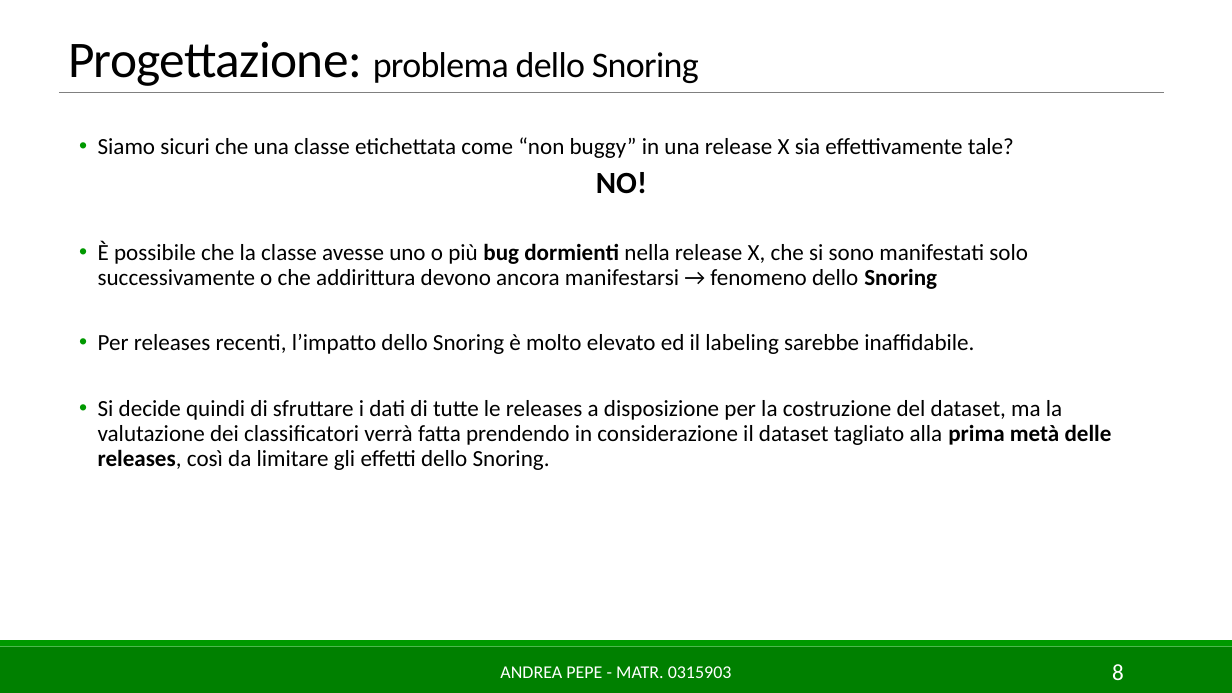
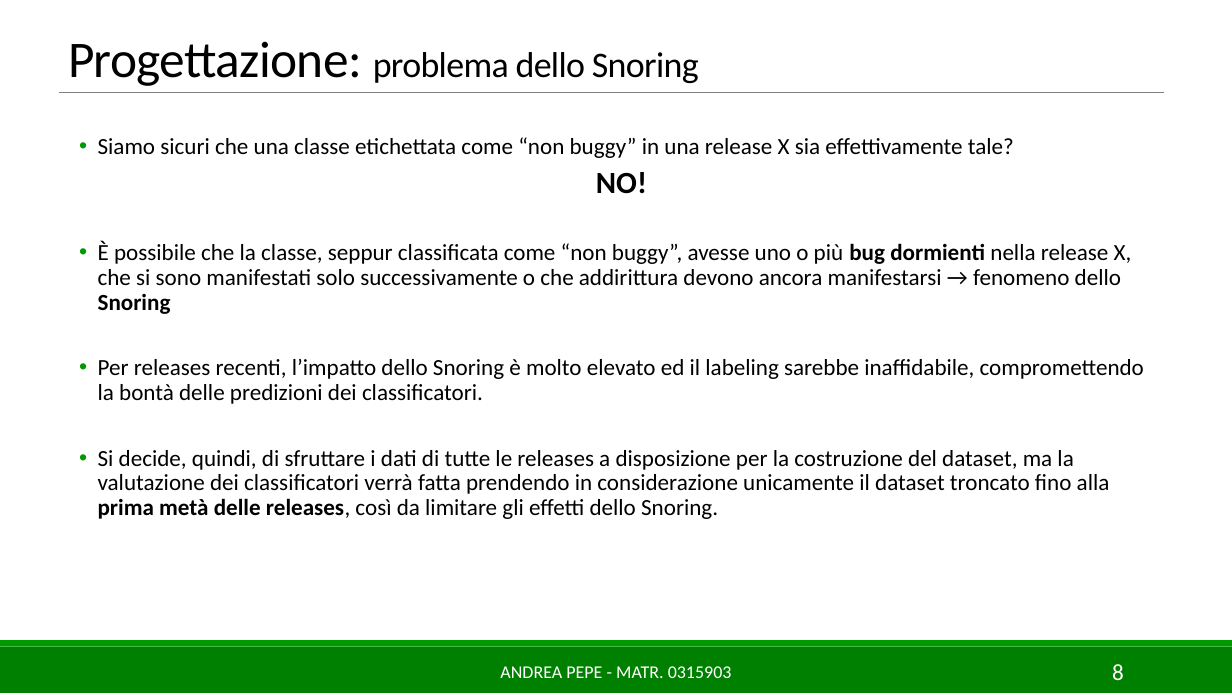
Before and after one commit to AndreaPepe/ISW2_Deliverables, a slide deck: slide 8 of ML/Slides/MLforSE_AndreaPepe_0315903.pptx. Drawn at 1232x693 pixels with LibreOffice and Linux fonts; fonts in the diff are those of the drawing. Boxes give left, top, right and bottom in pixels: in the first picture for what was removed or moved away, otherwise in the second. Text is boxed around its words. In the diff, an @@ line names an element or a change of style, - is before the commit and + after.

```diff
--- a/ML/Slides/MLforSE_AndreaPepe_0315903.pptx
+++ b/ML/Slides/MLforSE_AndreaPepe_0315903.pptx
@@ text at bbox=[98, 241, 1144, 519]: text changed @@
-  • È possibile che la classe avesse uno o più bug dormienti nella release X, che si sono manifestati solo successivamente o che addirittura devono ancora manifestarsi → fenomeno dello Snoring
-  • Per releases recenti, l’impatto dello Snoring è molto elevato ed il labeling sarebbe inaffidabile.
-  • Si decide quindi di sfruttare i dati di tutte le releases a disposizione per la costruzione del dataset, ma la valutazione dei classificatori verrà fatta prendendo in considerazione il dataset tagliato alla prima metà delle releases, così da limitare gli effetti dello Snoring.
+  • È possibile che la classe, seppur classificata come “non buggy”, avesse uno o più bug dormienti nella release X, che si sono manifestati solo successivamente o che addirittura devono ancora manifestarsi → fenomeno dello Snoring
+  • Per releases recenti, l’impatto dello Snoring è molto elevato ed il labeling sarebbe inaffidabile, compromettendo la bontà delle predizioni dei classificatori.
+  • Si decide, quindi, di sfruttare i dati di tutte le releases a disposizione per la costruzione del dataset, ma la valutazione dei classificatori verrà fatta prendendo in considerazione unicamente il dataset troncato fino alla prima metà delle releases, così da limitare gli effetti dello Snoring.
```
Also in this commit, not shown: 10 other slides changed, 4 other files.
